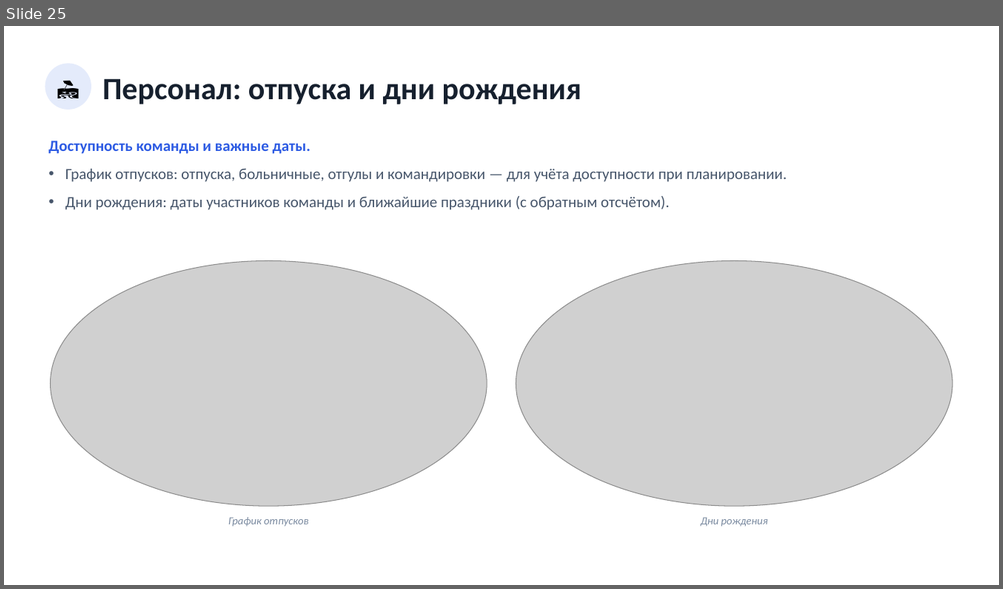
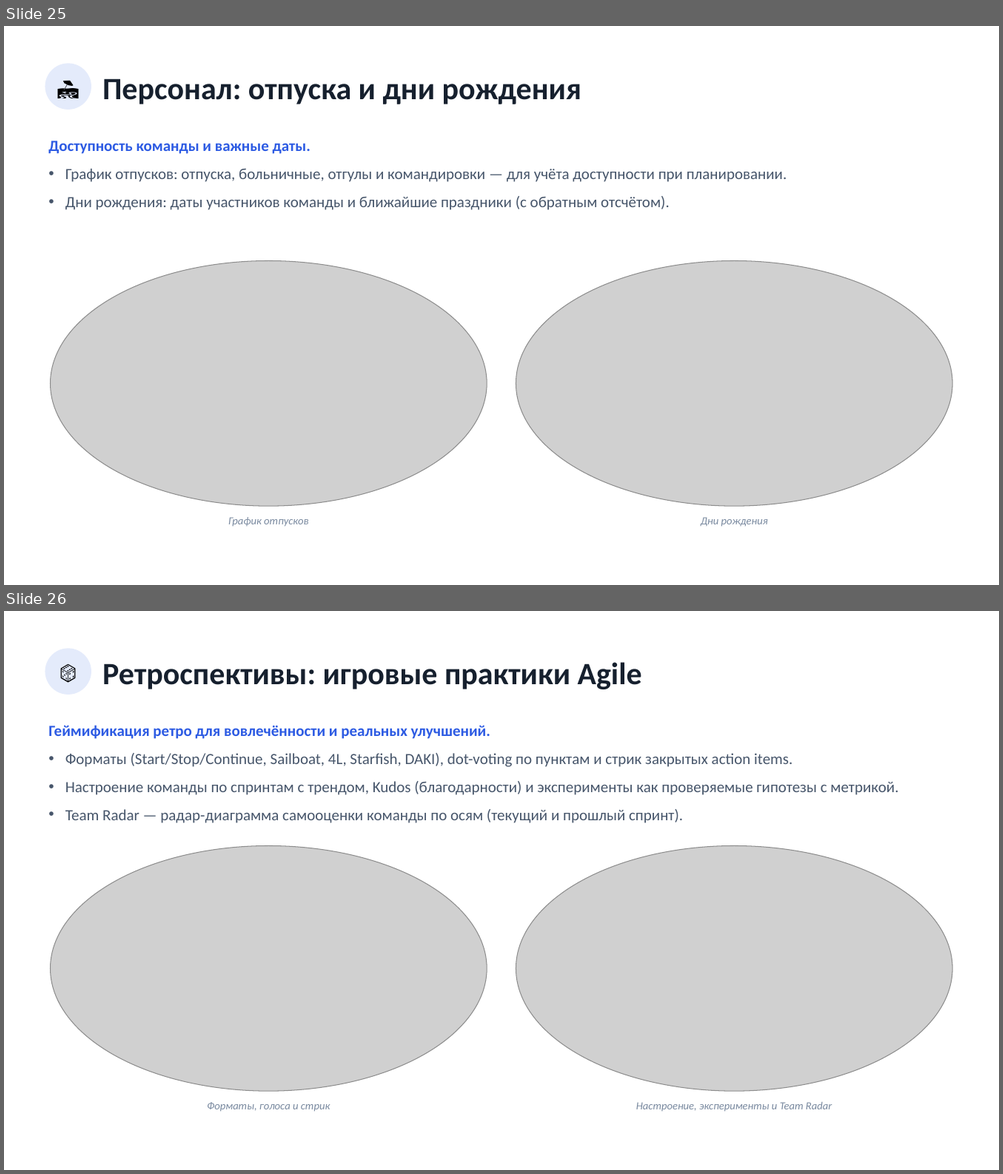
Before and after one commit to neoandrey1985/Planirovanie, a slide deck: Презентация_приложения.pptx. Shown one above the other, each under a label of ours: slide 25 before the commit, slides 25 and 26 after it. The pictures are 1003x589 and 1003x1174 pixels, drawn with LibreOffice and Linux fonts; fonts in the diff are those of the drawing; grey boxes stand for pictures. Boxes give left, top, right and bottom in pixels: in the first picture for what was removed or moved away, otherwise in the second. Text is boxed around its words. In the diff, an @@ line names an element or a change of style, - is before the commit and + after.

```diff
--- a/Презентация_приложения.pptx
+++ b/Презентация_приложения.pptx
@@ slide 26 added at (4,611,999,1170), background #FFFFFF @@
@@ ellipse added at (45,648,91,695), fill #E4EBFB @@
@@ text added at (45,648,91,695), 20 pt, text #000000 @@
+🎲
@@ text added at (102,662,642,689), 30 pt, text #16202E, bold @@
+Ретроспективы: игровые практики Agile
@@ text added at (48,725,490,739), 15 pt, text #2D5BE3, bold @@
+Геймификация ретро для вовлечённости и реальных улучшений.
@@ text added at (65,753,898,823), 15 pt, text #47566B @@
+• Форматы (Start/Stop/Continue, Sailboat, 4L, Starfish, DAKI), dot-voting по пунктам и стрик закрытых action items.
+• Настроение команды по спринтам с трендом, Kudos (благодарности) и эксперименты как проверяемые гипотезы с метрикой.
+• Team Radar — радар-диаграмма самооценки команды по осям (текущий и прошлый спринт).
@@ picture added at (51,846,486,1091) @@
@@ picture added at (516,846,952,1091) @@
@@ text added at (207,1102,330,1112), 10.5 pt, text #7A8AA0, italic @@
+Форматы, голоса и стрик
@@ text added at (636,1102,831,1112), 10.5 pt, text #7A8AA0, italic @@
+Настроение, эксперименты и Team Radar
```
Also in this commit, not shown: 1 slide changed, 20 other files.
